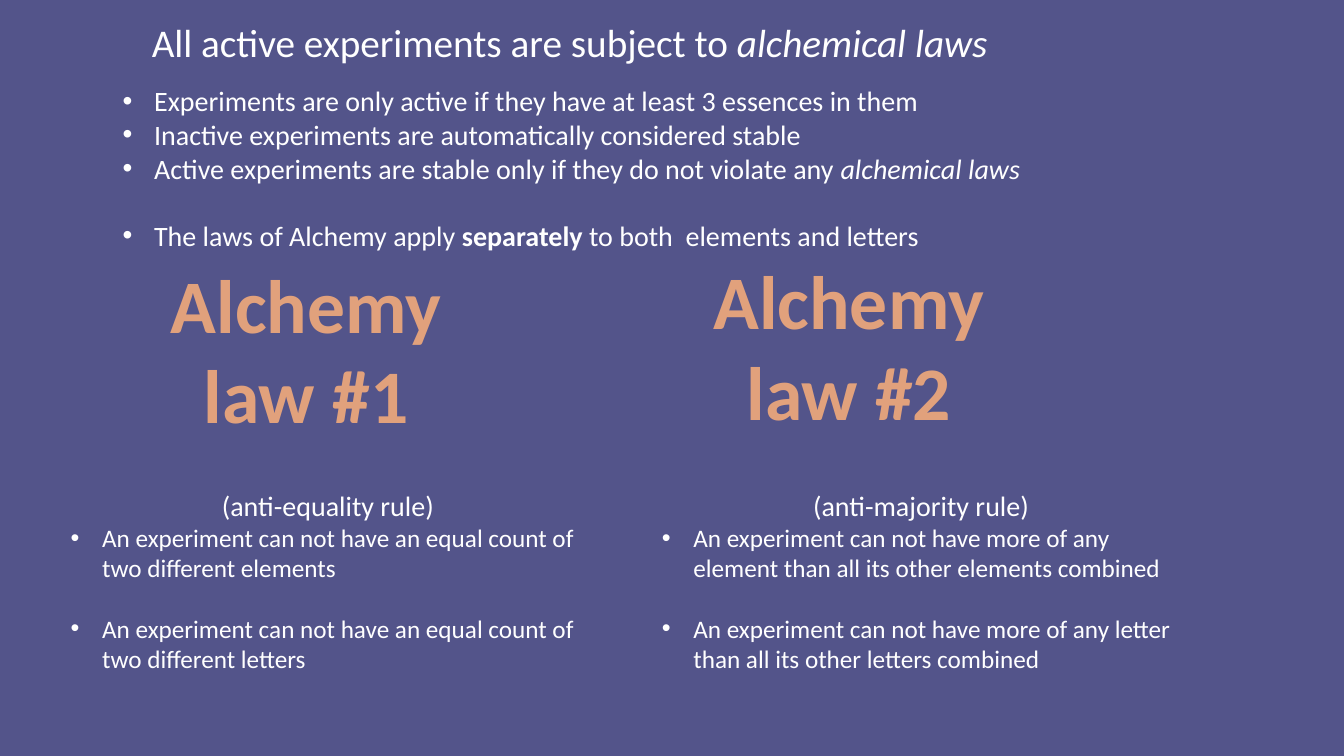
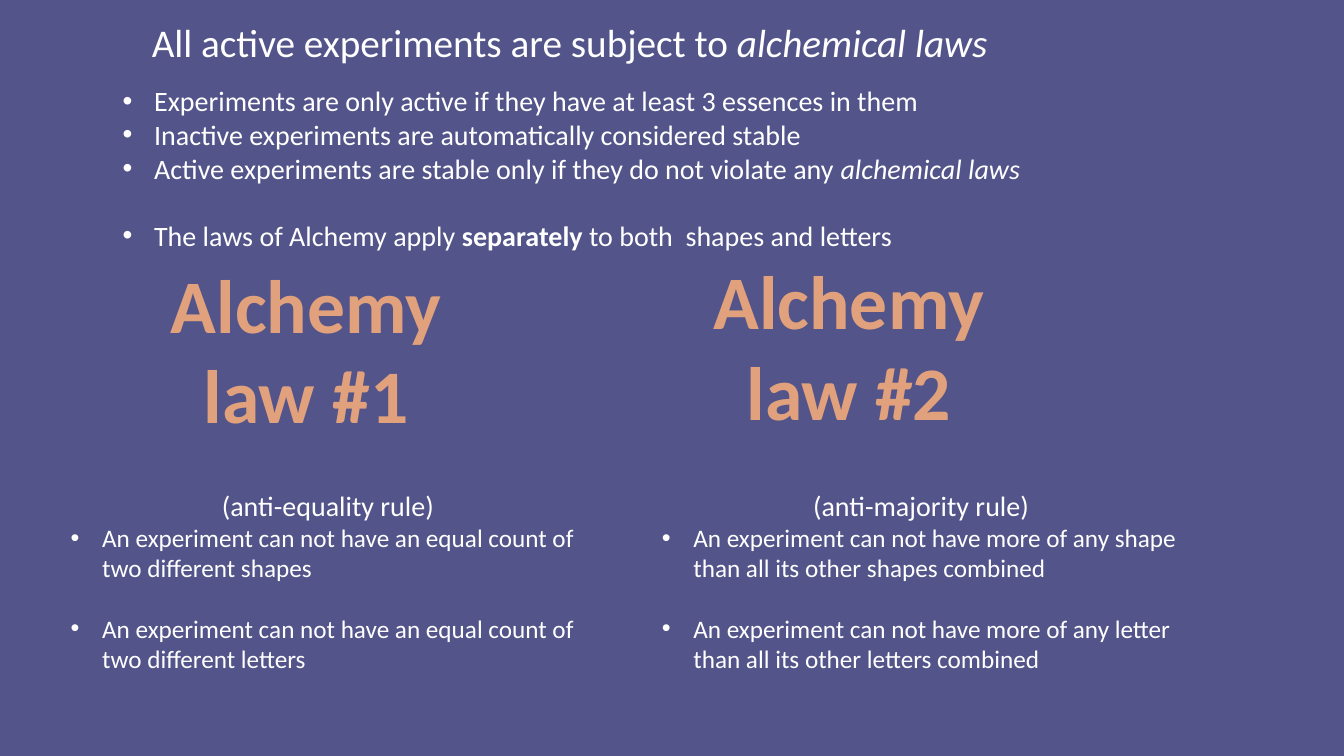
Before and after one commit to ninjacreeper47/Meriam-s-Trial, a slide deck: slide 6 of Assets/How to Play/Instructions.pptx (slide 3 before the commit). Drawn at 1344x756 pixels with LibreOffice and Linux fonts; fonts in the diff are those of the drawing. Boxes give left, top, right and bottom in pixels: in the first picture for what was removed or moved away, otherwise in the second. Text is boxed around its words. In the diff, an @@ line names an element or a change of style, - is before the commit and + after.

Commit message:
practice experiments part 1

```diff
--- a/Assets/How to Play/Instructions.pptx
+++ b/Assets/How to Play/Instructions.pptx
@@ text at box(154, 226, 892, 251): text changed @@
-• The laws of Alchemy apply separately to both elements and letters
+• The laws of Alchemy apply separately to both shapes and letters
@@ text at box(102, 529, 573, 581): text changed @@
-• An experiment can not have an equal count of two different elements
+• An experiment can not have an equal count of two different shapes
@@ text at box(693, 529, 1176, 581): text changed @@
-• An experiment can not have more of any element than all its other elements combined
+• An experiment can not have more of any shape than all its other shapes combined
```
Also in this commit, not shown: 4 other slides changed, 2 slides added, 13 other files.
